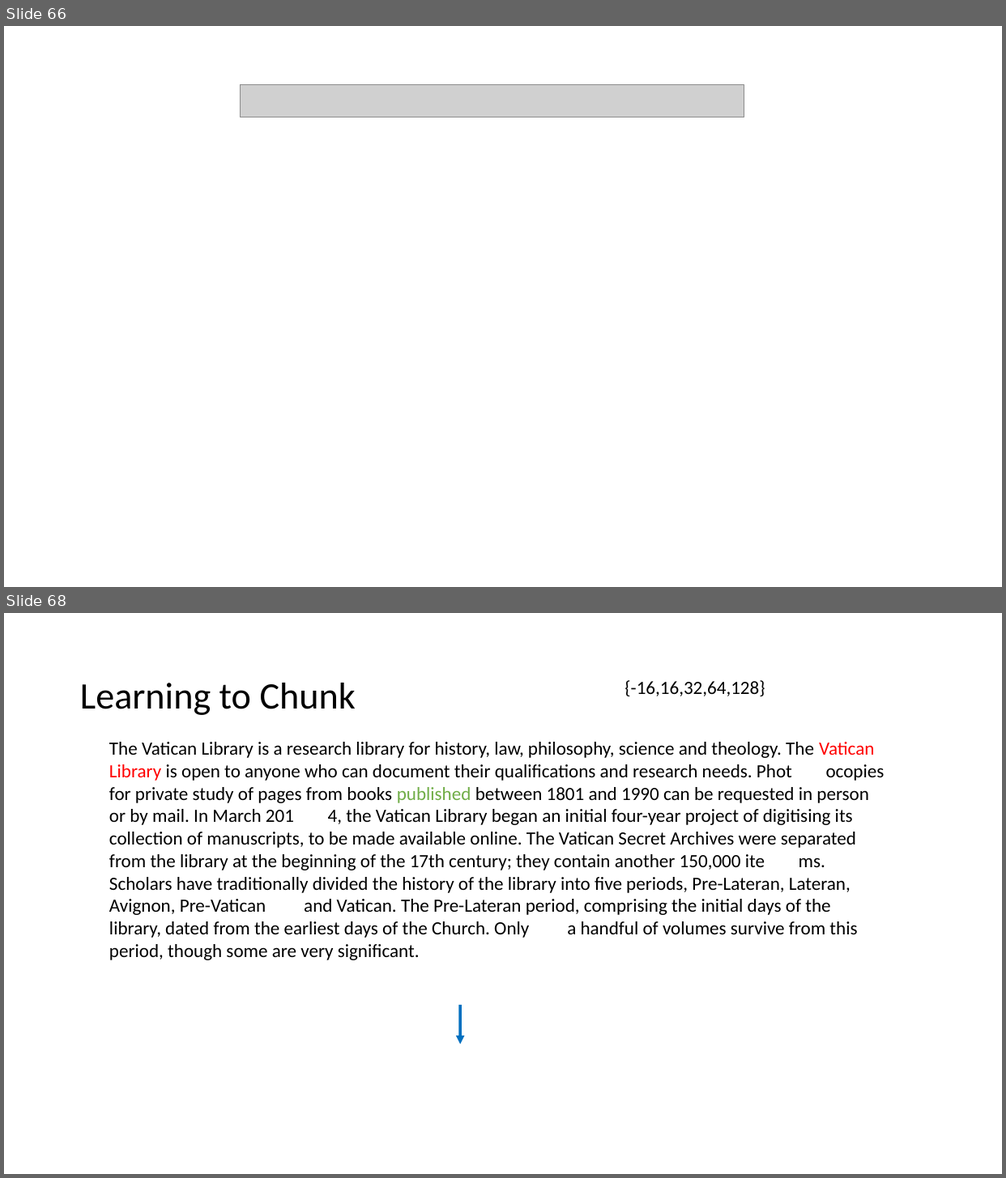
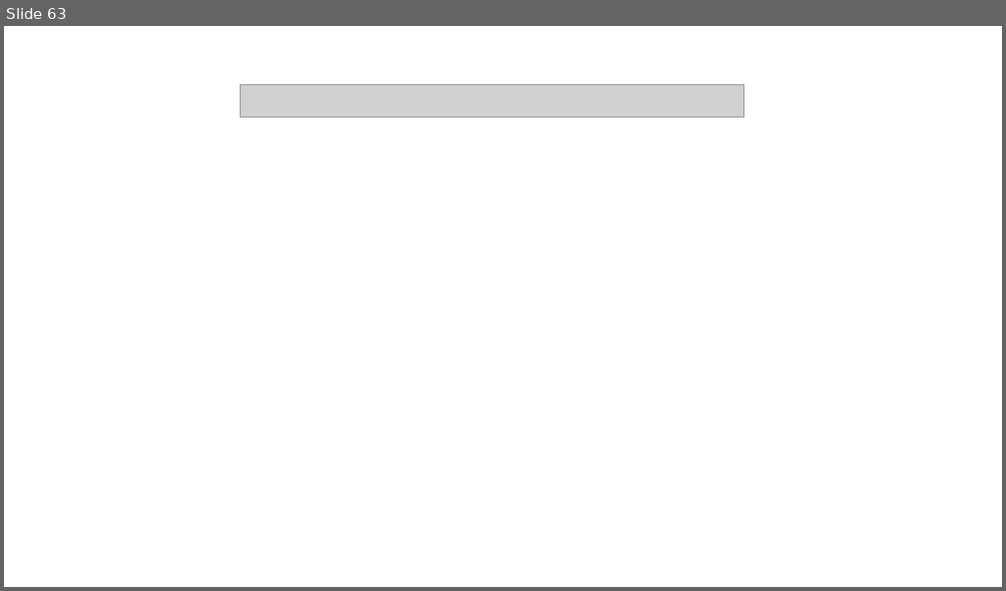
Before and after one commit to xhsun1997/rumor_project, a slide deck: 新建 PPT 演示文稿.ppt. Shown one above the other, each under a label of ours: slides 66 and 68 before the commit, slide 63 after it; the slides between them are not shown. The pictures are 1006x1178 and 1006x591 pixels, drawn with LibreOffice and Linux fonts; fonts in the diff are those of the drawing; grey boxes stand for pictures. Boxes give left, top, right and bottom in pixels: in the first picture for what was removed or moved away, otherwise in the second. Text is boxed around its words. In the diff, an @@ line names an element or a change of style, - is before the commit and + after.

```diff
--- a/新建 PPT 演示文稿.ppt
+++ b/新建 PPT 演示文稿.ppt
@@ slide 68 removed at bbox=[4, 613, 1002, 1174], background #FFFFFF @@
@@ title removed at bbox=[80, 683, 356, 715] @@
-Learning to Chunk
@@ text removed at bbox=[624, 680, 765, 696] @@
-{-16,16,32,64,128}
@@ text removed at bbox=[109, 742, 884, 960] @@
-The Vatican Library is a research library for history, law, philosophy, science and theology. The Vatican Library is open to anyone who can document their qualifications and research needs. Phot ocopies for private study of pages from books published between 1801 and 1990 can be requested in person or by mail. In March 201 4, the Vatican Library began an initial four-year project of digitising its collection of manuscripts, to be made available online. The Vatican Secret Archives were separated from the library at the beginning of the 17th century; they contain another 150,000 ite ms. Scholars have traditionally divided the history of the library into five periods, Pre-Lateran, Lateran, Avignon, Pre-Vatican and Vatican. The Pre-Lateran period, comprising the initial days of the library, dated from the earliest days of the Church. Only a handful of volumes survive from this period, though some are very significant.
@@ arrow removed from (460, 1005) to (460, 1044) @@
@@ what was slide 66 is now slide 63 @@
```
Also in this commit, not shown: 7 slides changed, 9 slides added, 15 other slides removed, 2 other files.
